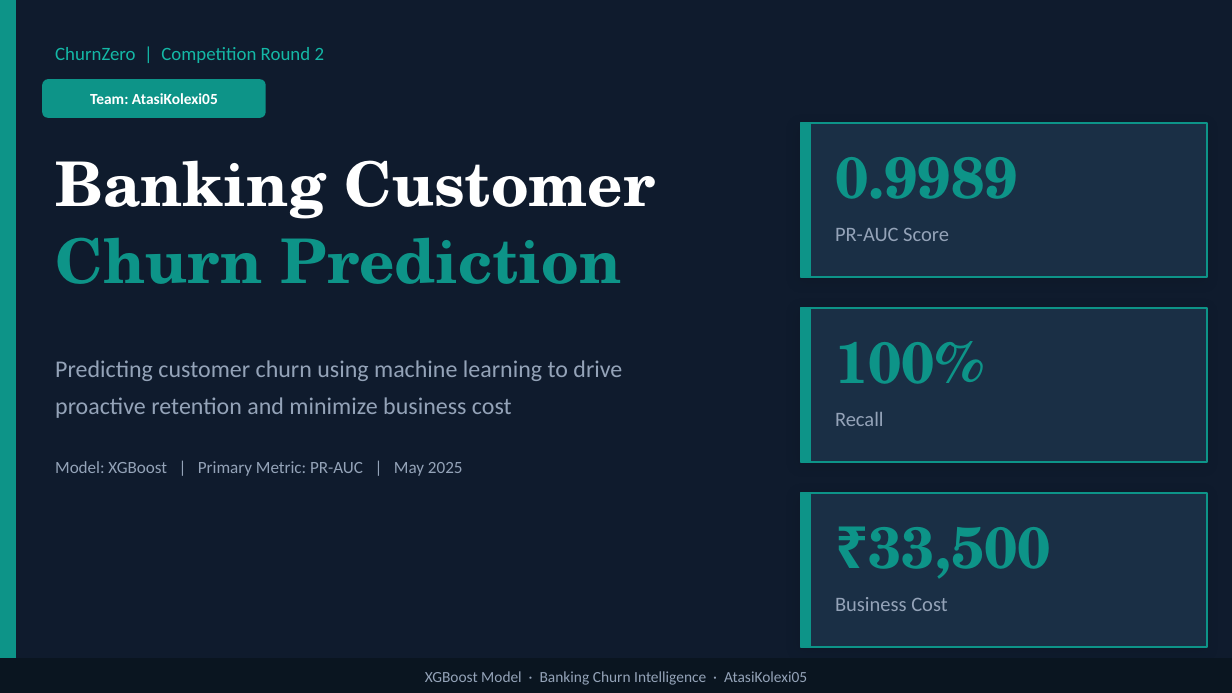
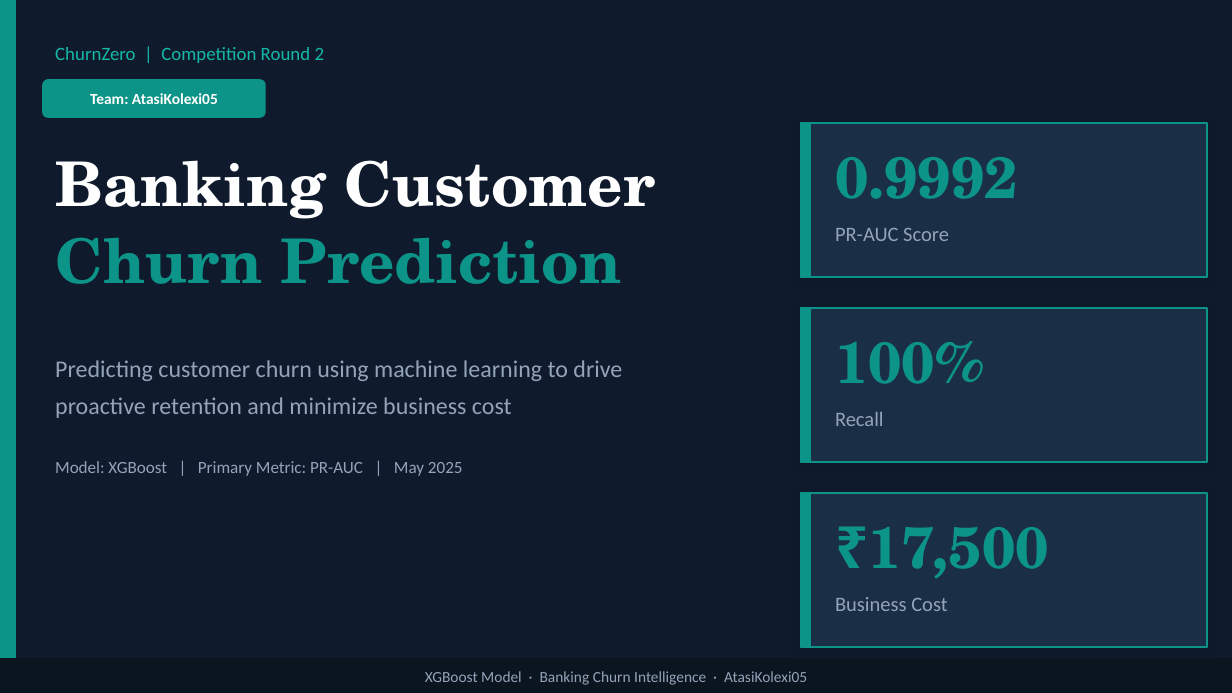
Before and after one commit to Atasii/churnzero26-banking-churn, a slide deck: slide 1 of ChurnZero_atasikolexi05_presentation.pptx. Drawn at 1232x693 pixels with LibreOffice and Linux fonts; fonts in the diff are those of the drawing. Boxes give left, top, right and bottom in pixels: in the first picture for what was removed or moved away, otherwise in the second. Text is boxed around its words. In the diff, an @@ line names an element or a change of style, - is before the commit and + after.

```diff
--- a/ChurnZero_atasikolexi05_presentation.pptx
+++ b/ChurnZero_atasikolexi05_presentation.pptx
@@ text at (x1=835, y1=157, x2=1018, y2=199): text changed @@
-0.9989
+0.9992
@@ text at (x1=868, y1=527, x2=1049, y2=579): text changed @@
-₹33,500
+₹17,500
```
Also in this commit, not shown: 5 other slides changed, 5 other files.
